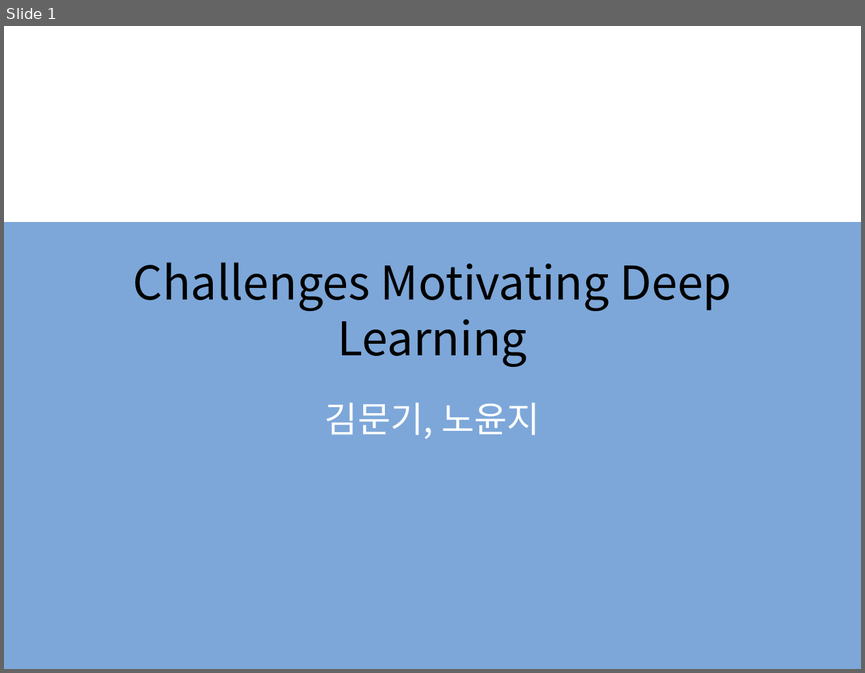
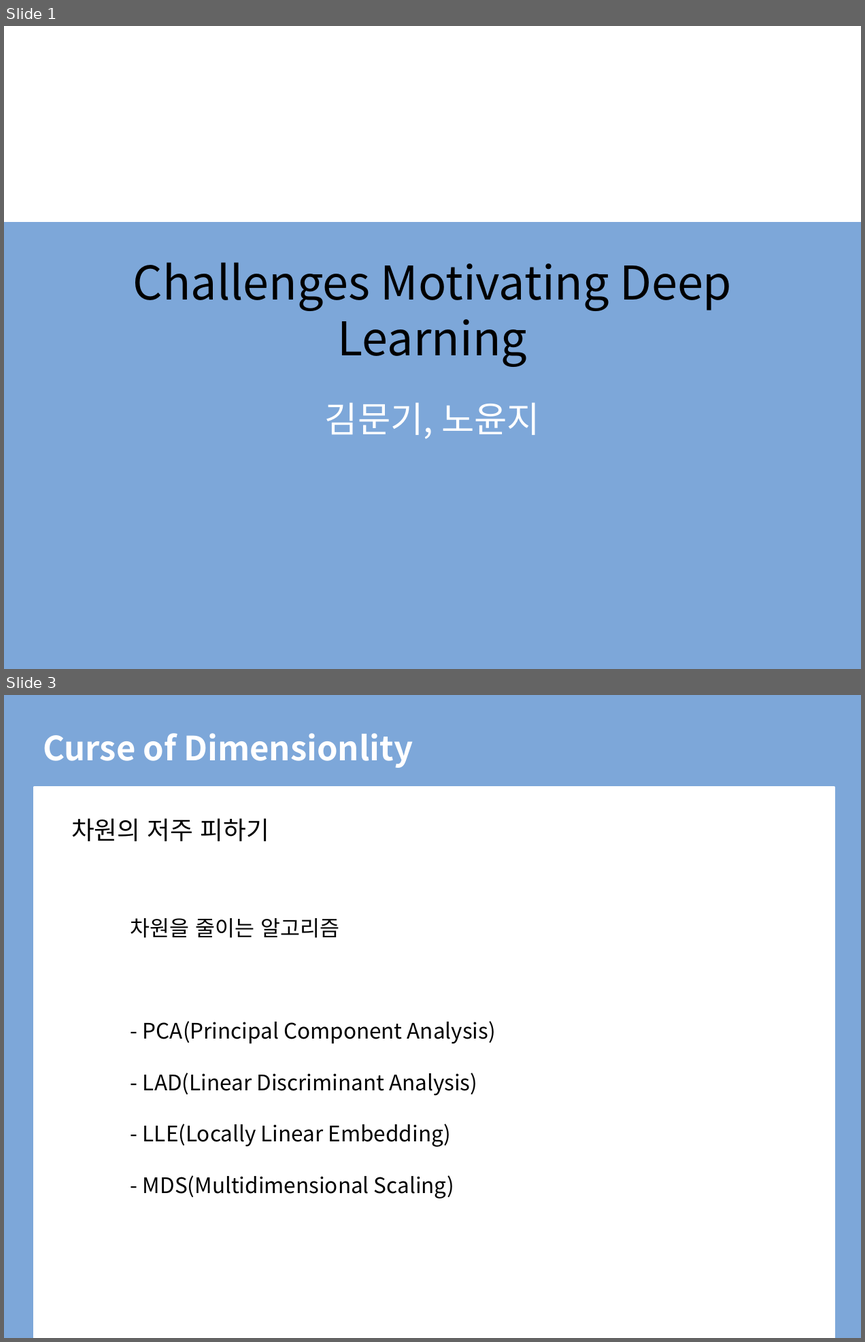
Before and after one commit to BLINK-ONCE/Storage, a slide deck: files/presentation/ppt/5.11 Challenges Motivating Deep Learning.pptx. Shown one above the other, each under a label of ours: slide 1 before the commit, slides 1 and 3 after it; the slides between them are not shown. The pictures are 865x673 and 865x1342 pixels, drawn with LibreOffice and Linux fonts; fonts in the diff are those of the drawing; background and template pictures are left out. Boxes give left, top, right and bottom in pixels: in the first picture for what was removed or moved away, otherwise in the second. Text is boxed around its words. In the diff, an @@ line names an element or a change of style, - is before the commit and + after.

```diff
--- a/files/presentation/ppt/5.11 Challenges Motivating Deep Learning.pptx
+++ b/files/presentation/ppt/5.11 Challenges Motivating Deep Learning.pptx
@@ slide 3 added at [4,695,861,1338], background #FFFFFF @@
@@ rectangle added at [4,695,861,1338], fill #7DA7D9, outline #7DA7D9 1.5 pt @@
@@ title added at [43,733,413,768], 28 pt, text #FFFFFF, bold @@
+Curse of Dimensionlity
@@ rectangle added at [34,787,834,1338], fill #FFFFFF, outline #FFFFFF 1.5 pt @@
@@ text added at [71,818,269,841], 21 pt, text #000000 @@
+차원의 저주 피하기
@@ text added at [130,918,496,1198], 18 pt, text #000000 @@
+차원을 줄이는 알고리즘
+- PCA(Principal Component Analysis)
+- LAD(Linear Discriminant Analysis)
+- LLE(Locally Linear Embedding)
+- MDS(Multidimensional Scaling)
```
Also in this commit, not shown: 1 slide changed, 4 other slides added, 8 slides removed.
